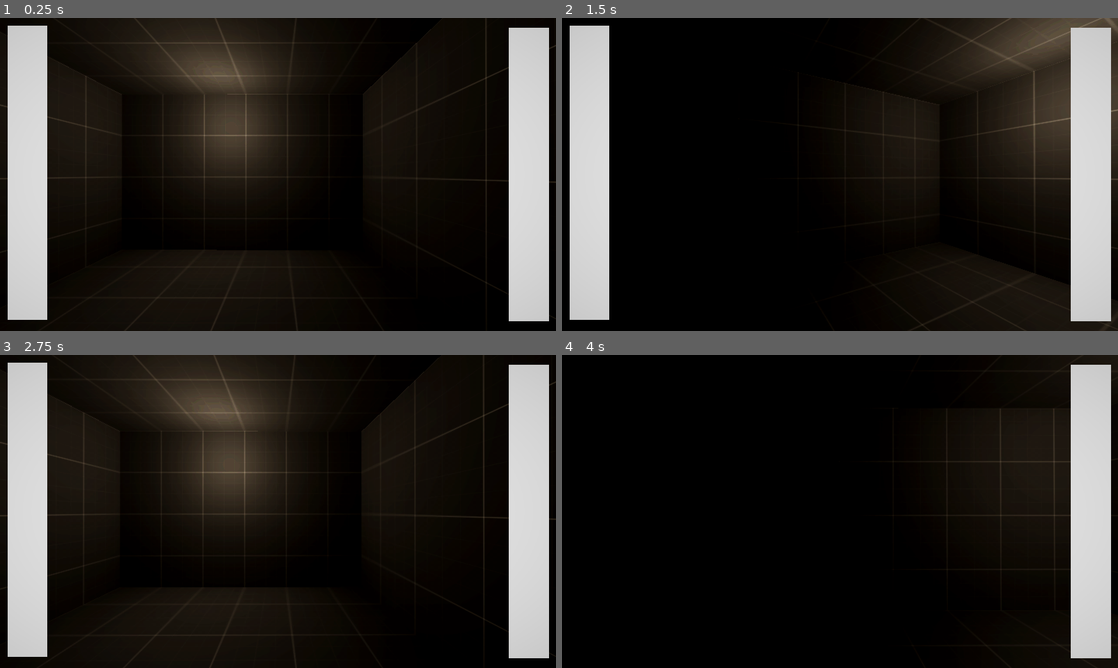
Above: before the commit, frames 1-4 (two rows, left to right).
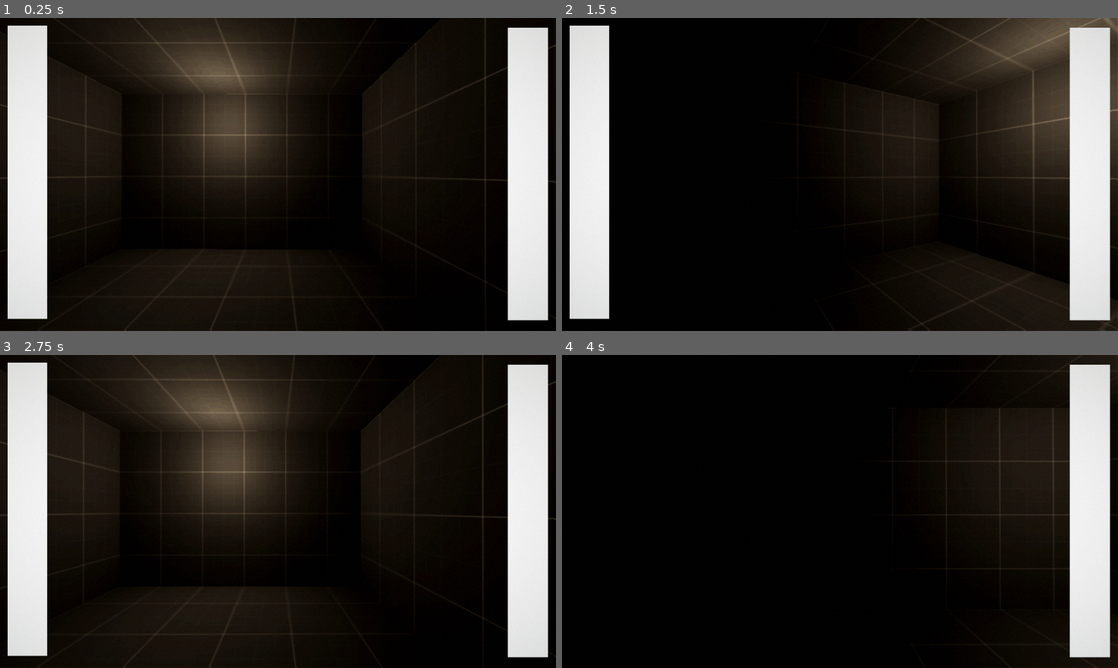
Above: after the commit, the same moments.

Repository: realparseek/hrushevka-gamejam
Game: Godot game, scene res://scenes/basement.tscn
The game is run twice, just before and just after one commit, with the same random seed, the same clock (stepped at 60 frames per second) and the same inputs.
Inputs (mouse positions are in pixels of both pictures, inside the frame that each line leads up to):
- Up to frame 1 (0.25 s): no input
- Up to frame 2 (1.5 s): tap Enter at 0.5 s; move the mouse to (589, 174) at 0.52 s; move the mouse to (1090, 174) at 1.27 s
- Up to frame 3 (2.75 s): no input
- Up to frame 4 (4 s): move the mouse to (589, 511) at 2.77 s; move the mouse to (1006, 558) at 3.52 s

The runs differ from the first frame. In frame 1, 0.7% of the frame differs, in the area x 0-100%, y 0-97%; in frame 2, 0.7%; in frame 3, 0.8%; in frame 4, 0.6%.

Commit message:
New shader

Diff:
--- a/project.godot
+++ b/project.godot
@@ -25,7 +25,6 @@
 
 window/size/viewport_width=1600
 window/size/viewport_height=900
-window/size/resizable=false
 window/stretch/mode="viewport"
 window/stretch/aspect="keep_height"
 
--- a/scenes/basement.tscn
+++ b/scenes/basement.tscn
@@ -30,9 +30,10 @@
 shader_parameter/shadow_smoothness = 0.7
 shader_parameter/color_depth = 64
 shader_parameter/dither_strength = 0.01
-shader_parameter/scanline_strength = 0.3
 shader_parameter/vignette_strength = 0.3
 shader_parameter/chroma_aberration = 0.0002
+shader_parameter/tv_noise_strength = 0.02
+shader_parameter/tv_noise_speed = 3.0
 
 [node name="basement" type="Node3D"]
 
@@ -116,6 +117,8 @@
 anchors_preset = 15
 anchor_right = 1.0
 anchor_bottom = 1.0
+offset_right = -3.0
+offset_bottom = -3.0
 grow_horizontal = 2
 grow_vertical = 2
 mouse_filter = 2
--- a/shader_test/test_shader.gdshader
+++ b/shader_test/test_shader.gdshader
@@ -2,15 +2,18 @@
 
 uniform sampler2D screen_texture: hint_screen_texture, repeat_disable, filter_nearest;
 uniform vec2 viewport_size = vec2(1600, 900);
-uniform vec2 virtual_resolution = vec2(320, 240);
+uniform vec2 virtual_resolution = vec2(640, 480);
 uniform float shadow_smoothness = 0.5;
 uniform int color_depth = 32;
 uniform float dither_strength = 0.02;
 
 // CRT эффекты
-uniform float scanline_strength = 0.3;
-uniform float vignette_strength = 0.3;
-uniform float chroma_aberration = 0.0002;
+uniform float vignette_strength = 0.1;
+uniform float chroma_aberration = 0.0005;
+
+// Точечная рябь как от ТВ шума
+uniform float tv_noise_strength = 0.02;
+uniform float tv_noise_speed = 3.0;
 
 const float ps1_dither[16] = float [16](
 	-4.0, 0.0, -3.0, 1.0,
@@ -19,7 +22,35 @@
 	3.0, -1.0, 2.0, -2.0
 );
 
-// Квантование с плавными переходами
+float random(vec2 st) {
+    return fract(sin(dot(st.xy, vec2(12.9898, 78.233))) * 43758.5453123);
+}
+
+vec3 apply_tv_noise(vec3 color, vec2 uv) {
+    if (tv_noise_strength <= 0.001) {
+        return color;
+    }
+
+    float noise = random(uv * 100.0 + TIME * tv_noise_speed) * 2.0 - 1.0;
+    vec3 noisy_color = color + noise * tv_noise_strength;
+    return mix(color, noisy_color, 0.5);
+}
+
+vec3 apply_pixel_flicker(vec3 color, vec2 uv) {
+    if (tv_noise_strength <= 0.001) {
+        return color;
+    }
+
+    float pixel_flicker = random(floor(uv * viewport_size) + TIME * tv_noise_speed * 5.0);
+
+    if (pixel_flicker > 0.95) {
+        float flicker_amount = random(uv + TIME) * tv_noise_strength * 0.5;
+        return color * (1.0 - flicker_amount);
+    }
+
+    return color;
+}
+
 vec3 smooth_quantize(vec3 color, int levels) {
     float step = 1.0 / float(levels - 1);
     vec3 quantized = floor(color / step + 0.5) * step;
@@ -35,13 +66,6 @@
     return brightness < 0.3;
 }
 
-// CRT эффекты
-vec3 apply_scanlines(vec3 color, vec2 uv) {
-    float scanline = sin(uv.y * viewport_size.y * 3.14159) * 0.3 + 0.7;
-    scanline = mix(1.0, scanline, scanline_strength);
-    return color * scanline;
-}
-
 vec3 apply_vignette(vec3 color, vec2 uv) {
     vec2 centered = uv - 0.5;
     float vignette = 1.0 - dot(centered, centered) * vignette_strength;
@@ -53,11 +77,8 @@
         return original_color;
     }
 
-    vec2 offset = vec2(chroma_aberration, 0.005);
-    vec3 color;
-    color.r = original_color.r;
-    color.g = original_color.g;
-    color.b = original_color.b;
+    vec2 offset = vec2(chroma_aberration, 0.1);
+    vec3 color = original_color;
 
     color.r = mix(color.r, texture(screen_texture, uv + offset).r, chroma_aberration * 10.0);
     color.b = mix(color.b, texture(screen_texture, uv - offset).b, chroma_aberration * 10.0);
@@ -66,51 +87,45 @@
 }
 
 void fragment() {
-	// ОСНОВНОЙ ШЕЙДЕР - определяет цвета и тени
-	vec3 screen_color = texture(screen_texture, UV).rgb;
+    vec3 screen_color = texture(screen_texture, UV).rgb;
 
-	vec2 virtual_pos = floor(FRAGCOORD.xy * (virtual_resolution / viewport_size));
-	int x = int(mod(virtual_pos.x, 4.0));
-	int y = int(mod(virtual_pos.y, 4.0));
-	int index = y * 4 + x;
+    vec2 virtual_pos = floor(FRAGCOORD.xy * (virtual_resolution / viewport_size));
+    int x = int(mod(virtual_pos.x, 4.0));
+    int y = int(mod(virtual_pos.y, 4.0));
+    int index = y * 4 + x;
 
-	float dither_offset = (ps1_dither[index] / 32.0);
+    float dither_offset = (ps1_dither[index] / 32.0);
+    vec3 quantized_color = floor((screen_color * 255.0) / 8.0) / 31.0;
 
-	vec3 quantized_color = floor((screen_color * 255.0) / 8.0) / 31.0;
+    if (is_shadow_color(screen_color)) {
+        vec3 smooth_shadow = smooth_quantize(screen_color, color_depth);
+        quantized_color = mix(quantized_color, smooth_shadow, shadow_smoothness);
 
-	// Сглаживание к темным областям
-	if (is_shadow_color(screen_color)) {
-		vec3 smooth_shadow = smooth_quantize(screen_color, color_depth);
-		quantized_color = mix(quantized_color, smooth_shadow, shadow_smoothness);
+        if (dot(screen_color, vec3(0.299, 0.587, 0.114)) < 0.2) {
+            quantized_color += dither_offset * dither_strength;
+        }
+    }
 
-		// Дизеринг для очень темных теней с минимальной силой
-		if (dot(screen_color, vec3(0.299, 0.587, 0.114)) < 0.2) {
-			quantized_color += dither_offset * dither_strength;
-		}
-	}
+    vec3 final_color = quantized_color;
 
-	// Фильтр для устранения ряби
-	vec3 final_color = quantized_color;
+    // Анти-алиасинг
+    vec3 color_up = texture(screen_texture, UV + vec2(0.0, 1.0/viewport_size.y)).rgb;
+    vec3 color_down = texture(screen_texture, UV + vec2(0.0, -1.0/viewport_size.y)).rgb;
+    vec3 color_left = texture(screen_texture, UV + vec2(-1.0/viewport_size.x, 0.0)).rgb;
+    vec3 color_right = texture(screen_texture, UV + vec2(1.0/viewport_size.x, 0.0)).rgb;
 
-	vec3 color_up = texture(screen_texture, UV + vec2(0.0, 1.0/viewport_size.y)).rgb;
-	vec3 color_down = texture(screen_texture, UV + vec2(0.0, -1.0/viewport_size.y)).rgb;
-	vec3 color_left = texture(screen_texture, UV + vec2(-1.0/viewport_size.x, 0.0)).rgb;
-	vec3 color_right = texture(screen_texture, UV + vec2(1.0/viewport_size.x, 0.0)).rgb;
+    vec3 average = (color_up + color_down + color_left + color_right) / 4.0;
+    float similarity = 1.0 - distance(screen_color, average);
 
-	vec3 average = (color_up + color_down + color_left + color_right) / 4.0;
-	float similarity = 1.0 - distance(screen_color, average);
+    if (similarity < 0.95) {
+        final_color = mix(final_color, average, 0.1);
+    }
 
-	if (similarity < 0.95) {
-		final_color = mix(final_color, average, 0.1);
-	}
+    // Эффекты
+    final_color = apply_tv_noise(final_color, UV);
+    final_color = apply_pixel_flicker(final_color, UV);
+    final_color = apply_chroma_aberration(final_color, UV);
+    final_color = apply_vignette(final_color, UV);
 
-	// CRT ЭФФЕКТЫ - применяются ПОСЛЕ основного шейдера
-	// Хроматическая аберрация
-	final_color = apply_chroma_aberration(final_color, UV);
-
-	// Сканирующие линии и виньетка
-	final_color = apply_scanlines(final_color, UV);
-	final_color = apply_vignette(final_color, UV);
-
-	COLOR = vec4(final_color, 1.0);
+    COLOR = vec4(final_color, 1.0);
 }
